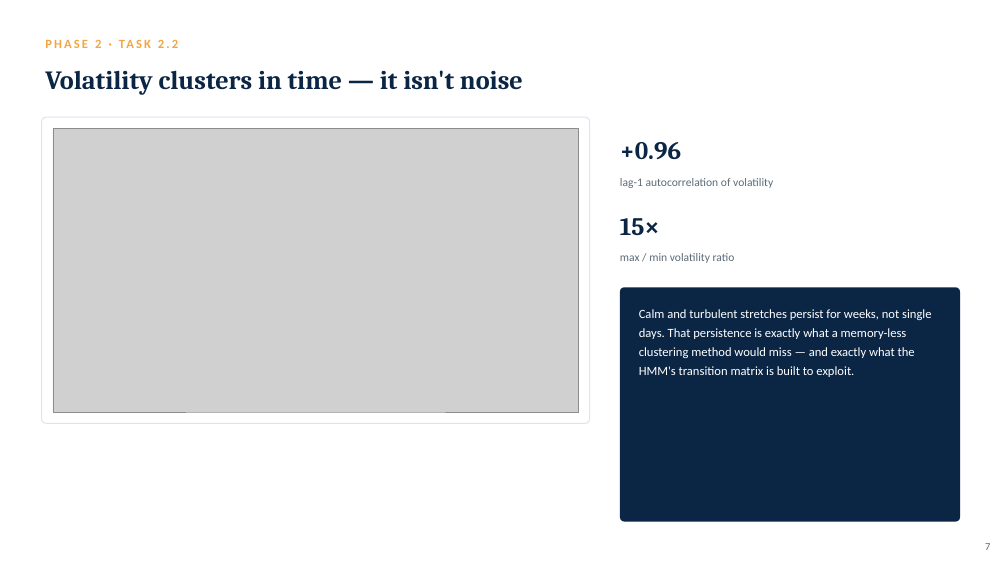
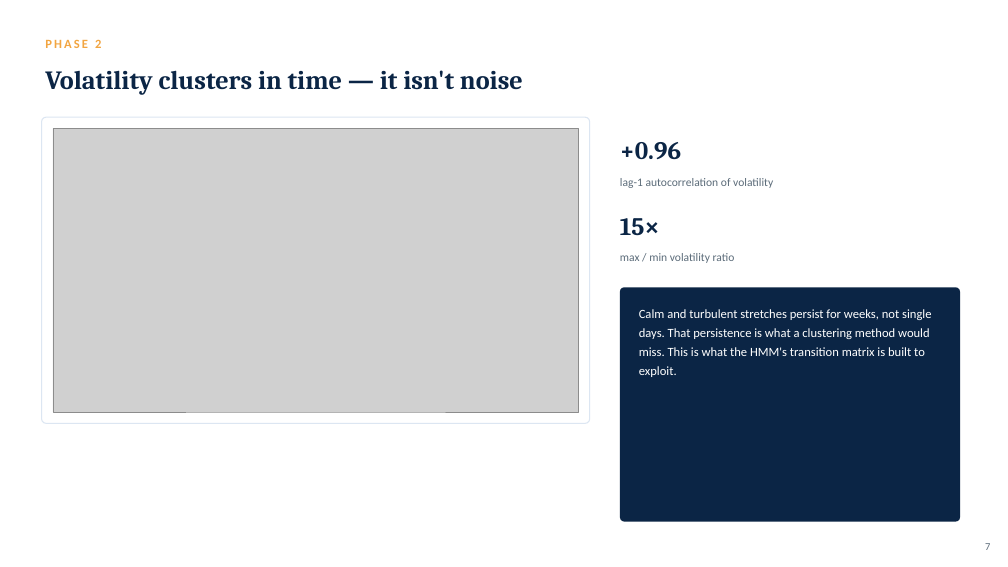
Before and after one commit to TheRealLionn/FINACIAL-DETECTION-WITH-HMM, a slide deck: slide 7 of slides/HMM_Regime_Detection.pptx. Drawn at 1008x567 pixels with LibreOffice and Linux fonts; fonts in the diff are those of the drawing; grey boxes stand for pictures. Boxes give left, top, right and bottom in pixels: in the first picture for what was removed or moved away, otherwise in the second. Text is boxed around its words. In the diff, an @@ line names an element or a change of style, - is before the commit and + after.

```diff
--- a/slides/HMM_Regime_Detection.pptx
+++ b/slides/HMM_Regime_Detection.pptx
@@ text at bbox=[45, 39, 101, 48]: text changed @@
-PHASE 2 · TASK 2.2
+PHASE 2
@@ text at bbox=[639, 309, 931, 377]: text changed @@
-Calm and turbulent stretches persist for weeks, not single days. That persistence is exactly what a memory-less clustering method would miss — and exactly what the HMM's transition matrix is built to exploit.
+Calm and turbulent stretches persist for weeks, not single days. That persistence is what a clustering method would miss. This is what the HMM's transition matrix is built to exploit.
```
Also in this commit, not shown: 12 other slides changed, 1 slide added, 1 slide removed.
